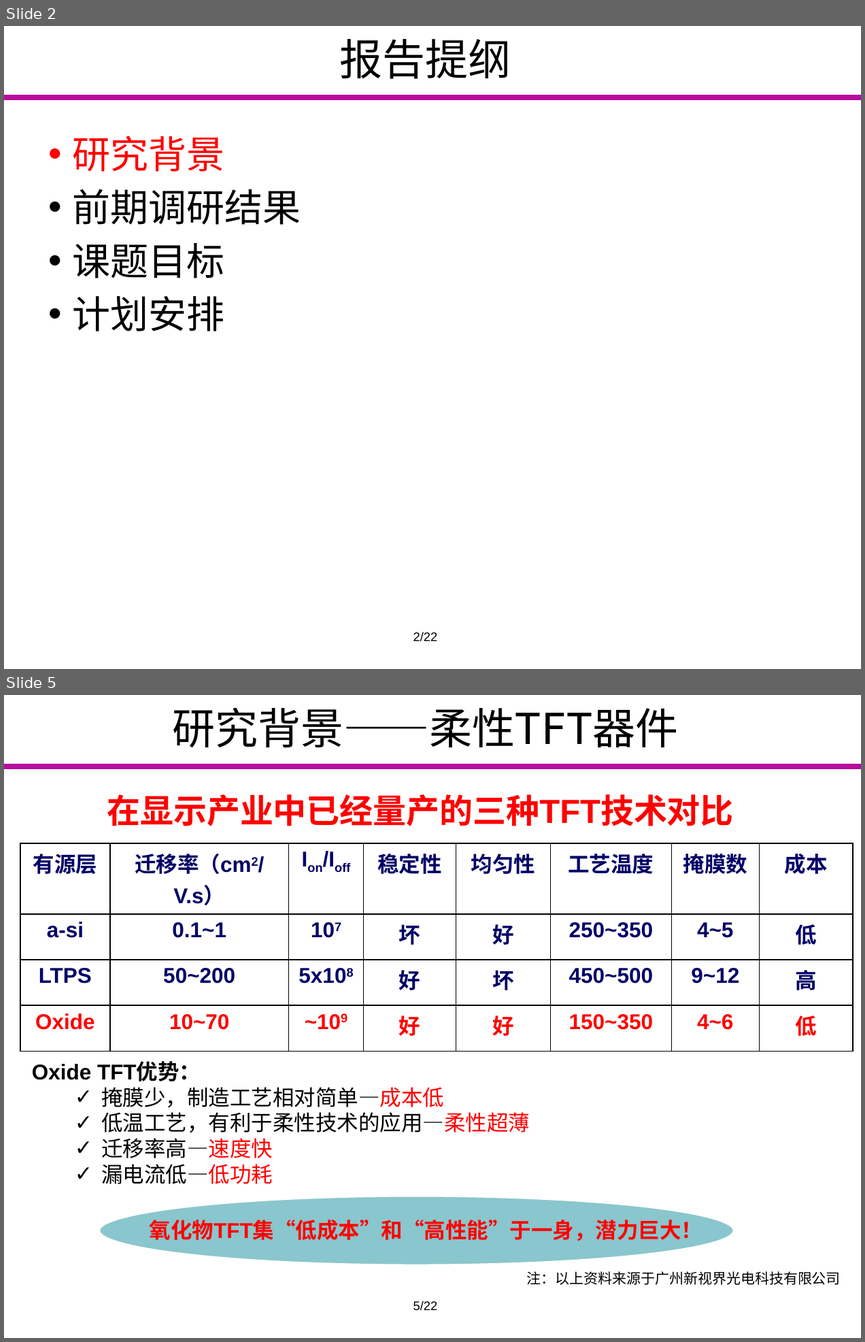
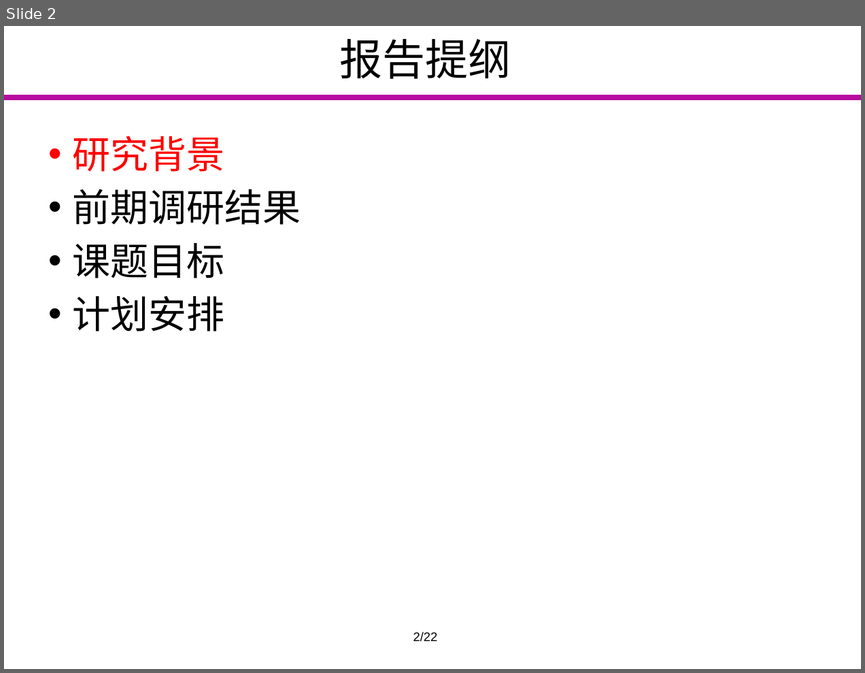
Before and after one commit to Markov2016/kaiti, a slide deck: ppt/yyx_v1.0.pptx. Shown one above the other, each under a label of ours: slides 2 and 5 before the commit, slide 2 after it; the slides between them are not shown. The pictures are 865x1342 and 865x673 pixels, drawn with LibreOffice and Linux fonts; fonts in the diff are those of the drawing; background and template pictures are left out. Boxes give left, top, right and bottom in pixels: in the first picture for what was removed or moved away, otherwise in the second. Text is boxed around its words. In the diff, an @@ line names an element or a change of style, - is before the commit and + after.

Commit message:
upload ppt

```diff
--- a/ppt/yyx_v1.0.pptx
+++ b/ppt/yyx_v1.0.pptx
@@ slide 5 removed at (4, 695, 861, 1338), background #FFFFFF; not listed: 1 template element that a slide beside it also shows @@
@@ title removed at (173, 708, 679, 747) @@
-研究背景——柔性TFT器件
@@ text removed at (107, 794, 734, 826) @@
-在显示产业中已经量产的三种TFT技术对比
@@ table removed at (20, 843, 852, 1038), 4 rows, 8 columns @@
-有源层 | 迁移率（cm2/V.s） | Ion/Ioff | 稳定性 | 均匀性 | 工艺温度 | 掩膜数 | 成本
-a-si | 0.1~1 | 107 | 坏 | 好 | 250~350 | 4~5 | 低
-LTPS | 50~200 | 5x108 | 好 | 坏 | 450~500 | 9~12 | 高
-Oxide | 10~70 | ~109 | 好 | 好 | 150~350 | 4~6 | 低
@@ text removed at (32, 1062, 530, 1184) @@
-Oxide TFT优势：
-  ✓ 掩膜少，制造工艺相对简单—成本低
-  ✓ 低温工艺，有利于柔性技术的应用—柔性超薄
-  ✓ 迁移率高—速度快
-  ✓ 漏电流低—低功耗
@@ ellipse removed at (99, 1195, 734, 1265) @@
@@ text removed at (150, 1216, 703, 1240) @@
-氧化物TFT集“低成本”和“高性能”于一身，潜力巨大！
@@ text removed at (526, 1271, 840, 1285) @@
-注：以上资料来源于广州新视界光电科技有限公司
@@ text removed at (413, 1300, 438, 1310) @@
-5/22
```
Also in this commit, not shown: 4 slides added, 4 other slides removed.
